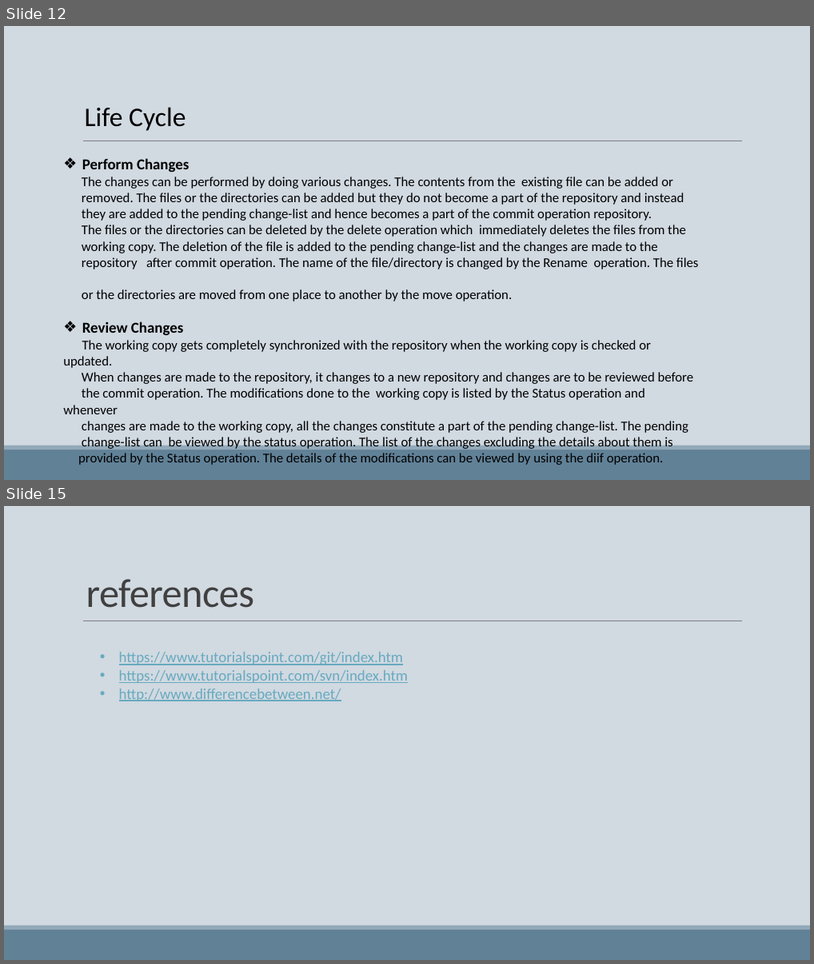
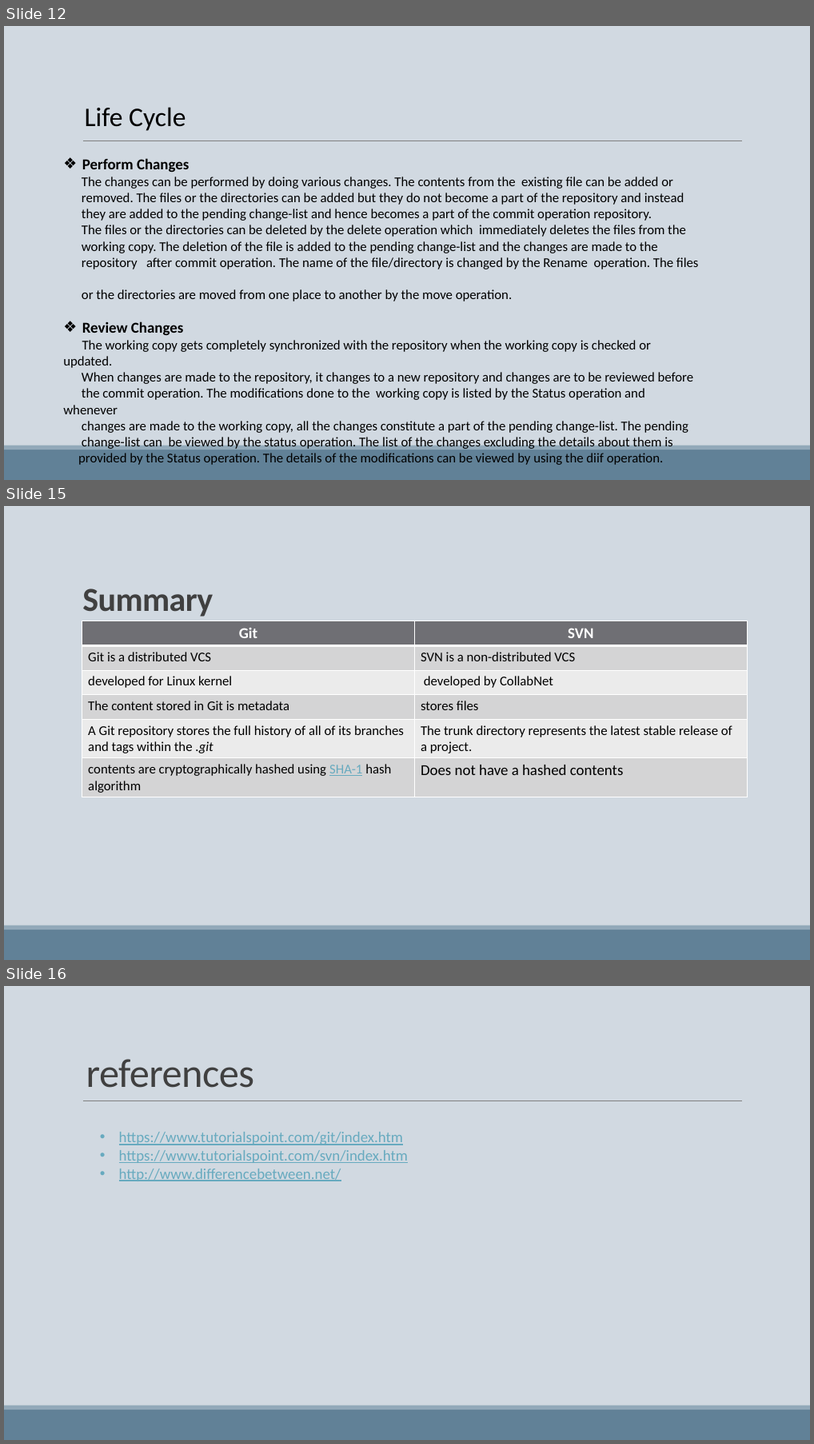
Before and after one commit to manarabdi1/Test-plan, a slide deck: Git VS SVN.pptm. Shown one above the other, each under a label of ours: slides 12 and 15 before the commit, slides 12, 15 and 16 after it; the slides between them are not shown. The pictures are 814x964 and 814x1444 pixels, drawn with LibreOffice and Linux fonts; fonts in the diff are those of the drawing. Boxes give left, top, right and bottom in pixels: in the first picture for what was removed or moved away, otherwise in the second. Text is boxed around its words. In the diff, an @@ line names an element or a change of style, - is before the commit and + after.

```diff
--- a/Git VS SVN.pptm
+++ b/Git VS SVN.pptm
@@ slide 15 added at (x1=4, y1=506, x2=810, y2=960), background #D1D9E1; not listed: 3 template elements that a slide beside it also shows @@
@@ title added at (x1=82, y1=588, x2=213, y2=616), 40 pt, text #404040, bold @@
+Summary
@@ table added at (x1=82, y1=621, x2=747, y2=796), 6 rows, 2 columns @@
+Git | SVN
+Git is a distributed VCS | SVN is a non-distributed VCS
+developed for Linux kernel | developed by CollabNet
+The content stored in Git is metadata | stores files
+A Git repository stores the full history of all of its branches and tags within the .git | The trunk directory represents the latest stable release of a project.
+contents are cryptographically hashed using SHA-1 hash algorithm | Does not have a hashed contents
@@ what was slide 15 is now slide 16 @@
```
Also in this commit, not shown: 6 slides changed, 1 other slide added, 1 slide removed, 1 other file.
